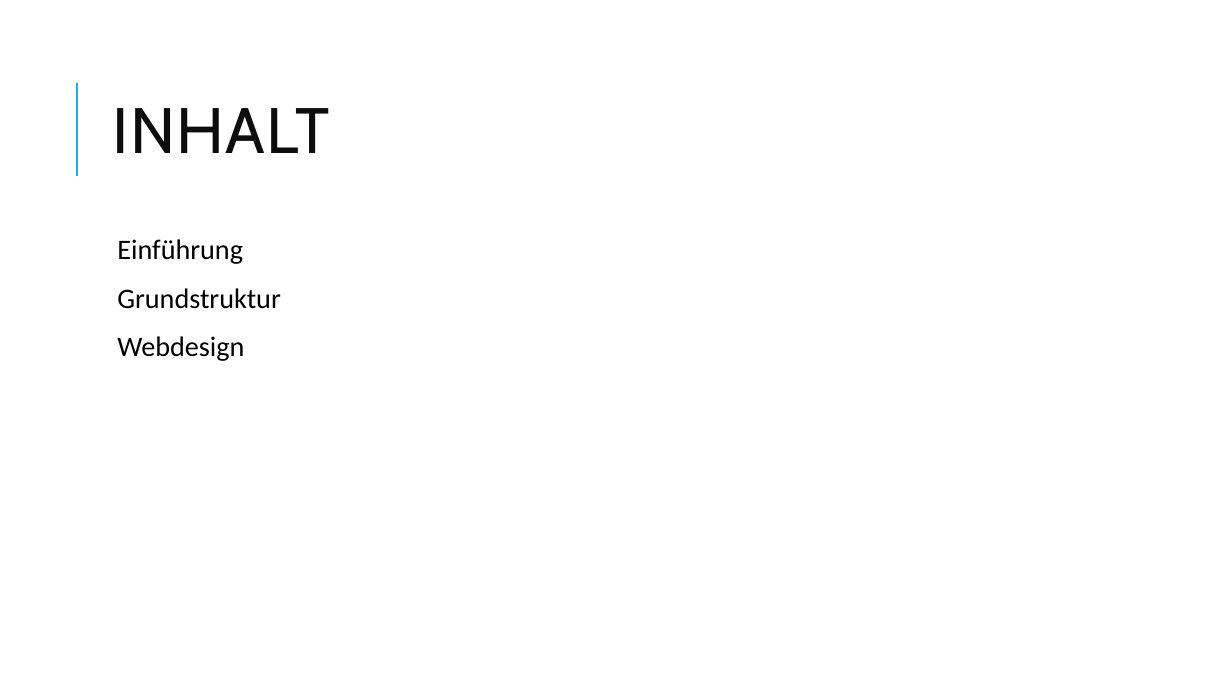
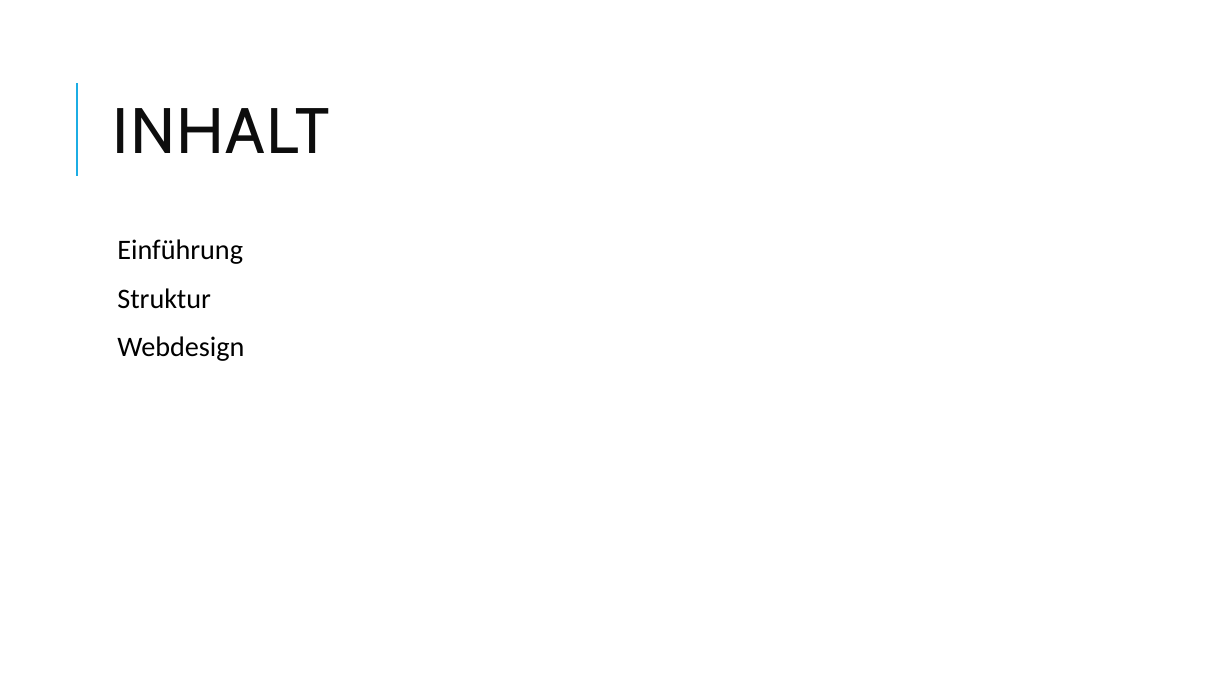
Before and after one commit to ict-csbe-ch/mod-101-inf20-danyal-berchtold, a slide deck: slide 2 of doc/präsentation.pptx. Drawn at 1232x693 pixels with LibreOffice and Linux fonts; fonts in the diff are those of the drawing. Boxes give left, top, right and bottom in pixels: in the first picture for what was removed or moved away, otherwise in the second. Text is boxed around its words. In the diff, an @@ line names an element or a change of style, - is before the commit and + after.

```diff
--- a/doc/präsentation.pptx
+++ b/doc/präsentation.pptx
@@ text at box(117, 288, 211, 309): text changed @@
-  Grundstruktur
+  Struktur
```
Also in this commit, not shown: 1 other slide changed, 1 other file.
